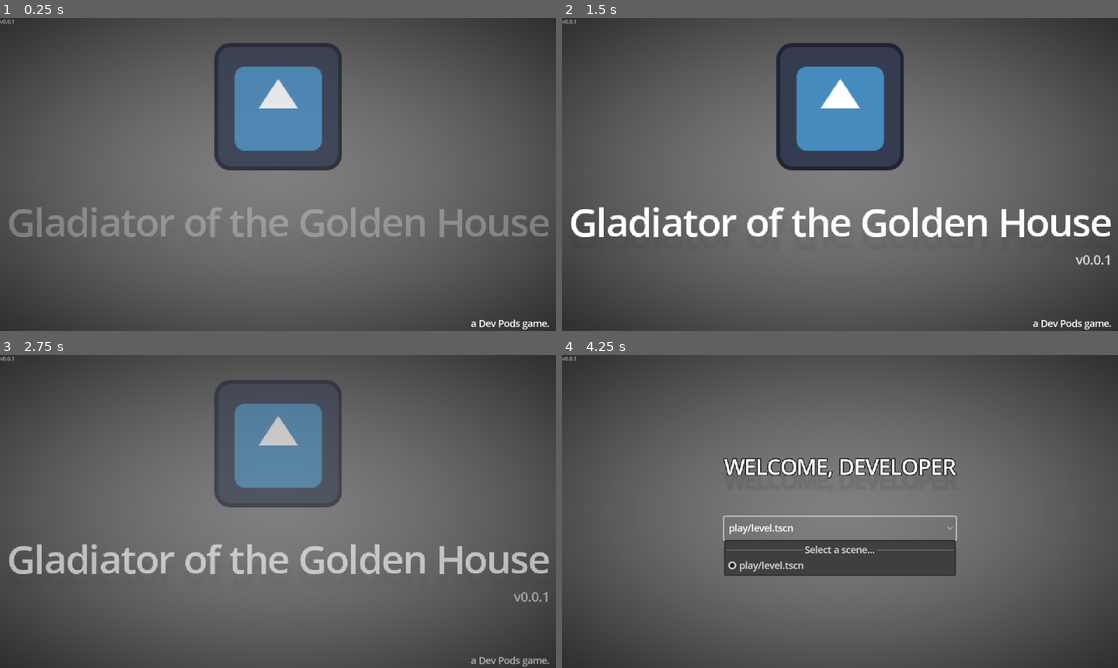
Above: before the commit, frames 1-4 (two rows, left to right).
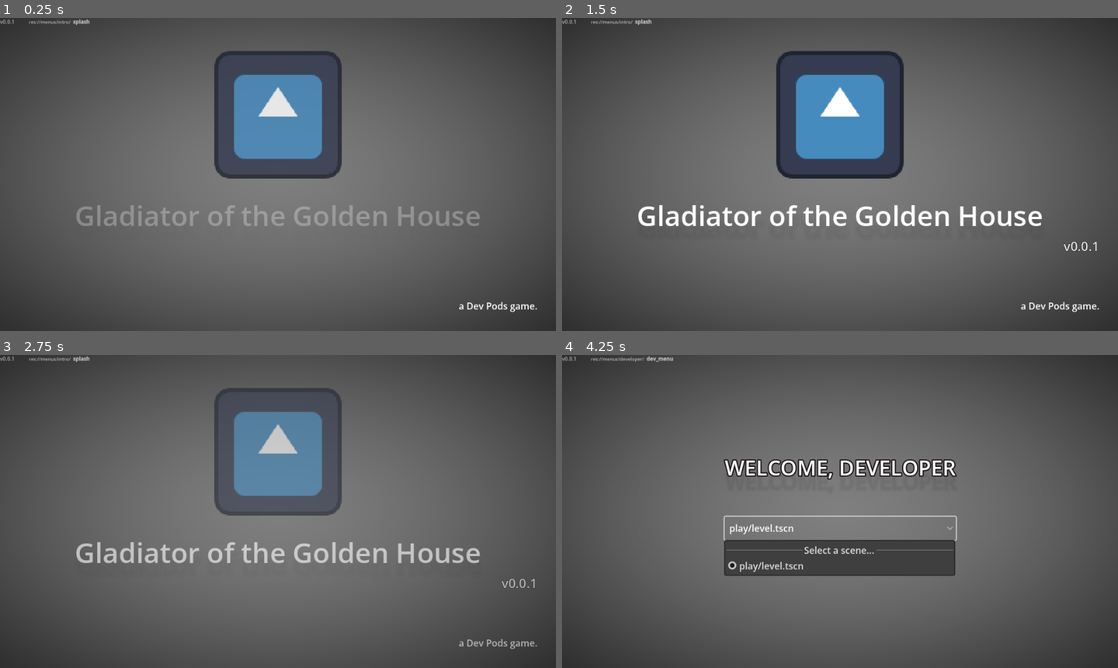
Above: after the commit, the same moments.

Repository: tarnishedmoth/gladiator-of-the-golden-house
Game: Godot game, scene res://main.tscn
Two runs of this game, one before a commit and one after it. Both use one fixed random seed, a clock stepped at 60 frames per second and the inputs below. The engine's default icon, where the game draws it, is replaced by a stand-in: a white triangle on a blue panel in a dark square.
Inputs:
- Up to frame 1 (0.25 s): no input
- Up to frame 2 (1.5 s): tap Enter at 1.25 s
- Up to frame 3 (2.75 s): tap Space at 2 s
- Up to frame 4 (4.25 s): click "play/level.tscn" at 3.5 s

The runs differ from the first frame. In frame 1, 6.8% of the frame differs, in the area x 0-99%, y 0-100%; in frame 2, 7.9%; in frame 3, 6.9%; in frame 4, 1.8%.

Commit message:
Initial fixes

Diff:
--- a/main.gd
+++ b/main.gd
@@ -25,7 +25,6 @@
 
 @onready var debug_scene_label: RichTextLabel = %DebugSceneLabel
 @onready var project_version_label: Label = %ProjectVersionLabel
-@onready var divider: Control = %Divider
 
 ## Called only once at program start.
 func _ready() -> void:
--- a/main.tscn
+++ b/main.tscn
@@ -14,18 +14,25 @@
 main_menu_scene = ExtResource("3_1bvp3")
 dev_main_menu_scene = ExtResource("2_0xm2m")
 
-[node name="Debug" type="VBoxContainer" parent="."]
+[node name="CanvasLayer" type="CanvasLayer" parent="."]
+layer = 999
+
+[node name="Debug" type="VBoxContainer" parent="CanvasLayer"]
 editor_description = "UI elements to aid in development. This node will be DELETED in release builds (TODO)."
 modulate = Color(1, 1, 1, 0.627451)
-z_index = 300
-anchors_preset = 9
-anchor_bottom = 1.0
-offset_right = 125.0
-grow_vertical = 2
-size_flags_vertical = 3
+anchors_preset = 10
+anchor_right = 1.0
+offset_bottom = 17.0
+grow_horizontal = 2
+size_flags_horizontal = 3
+size_flags_vertical = 0
 mouse_filter = 2
 
-[node name="ProjectVersionLabel" type="Label" parent="Debug"]
+[node name="HBoxContainer" type="HBoxContainer" parent="CanvasLayer/Debug"]
+layout_mode = 2
+theme_override_constants/separation = 24
+
+[node name="ProjectVersionLabel" type="Label" parent="CanvasLayer/Debug/HBoxContainer"]
 unique_name_in_owner = true
 z_index = 300
 layout_mode = 2
@@ -34,14 +41,18 @@
 text = "Version"
 label_settings = SubResource("LabelSettings_h2yge")
 
-[node name="Divider" type="Control" parent="Debug"]
-unique_name_in_owner = true
-layout_mode = 2
-size_flags_vertical = 3
-
-[node name="DebugSceneLabel" type="RichTextLabel" parent="Debug"]
+[node name="DebugSceneLabel" type="RichTextLabel" parent="CanvasLayer/Debug/HBoxContainer"]
 unique_name_in_owner = true
 z_index = 100
 layout_mode = 2
 size_flags_horizontal = 0
+theme_override_font_sizes/normal_font_size = 8
+theme_override_font_sizes/bold_font_size = 9
+theme_override_font_sizes/bold_italics_font_size = 9
+theme_override_font_sizes/italics_font_size = 8
+theme_override_font_sizes/mono_font_size = 8
+bbcode_enabled = true
 text = "Instanced Scene Filename"
+fit_content = true
+scroll_active = false
+autowrap_mode = 0
--- a/menus/intro/splash.tscn
+++ b/menus/intro/splash.tscn
@@ -5,7 +5,7 @@
 [ext_resource type="Texture2D" uid="uid://bs8ywso6o5mlp" path="res://icon.svg" id="4_d525n"]
 
 [sub_resource type="LabelSettings" id="LabelSettings_56kac"]
-font_size = 64
+font_size = 48
 shadow_size = 20
 shadow_color = Color(0, 0, 0, 0.03137255)
 shadow_offset = Vector2(1, 20)
@@ -39,19 +39,23 @@
 [node name="Vignette" parent="UI" instance=ExtResource("2_d525n")]
 layout_mode = 1
 
-[node name="VBoxContainer" type="VBoxContainer" parent="UI"]
+[node name="MarginContainer" type="MarginContainer" parent="UI"]
 layout_mode = 1
-anchors_preset = 13
-anchor_left = 0.5
-anchor_right = 0.5
+anchors_preset = 15
+anchor_right = 1.0
 anchor_bottom = 1.0
-offset_left = -0.5
-offset_right = 0.5
 grow_horizontal = 2
 grow_vertical = 2
+theme_override_constants/margin_left = 32
+theme_override_constants/margin_top = 32
+theme_override_constants/margin_right = 32
+theme_override_constants/margin_bottom = 32
+
+[node name="VBoxContainer" type="VBoxContainer" parent="UI/MarginContainer"]
+layout_mode = 2
 alignment = 1
 
-[node name="Studio" type="TextureRect" parent="UI/VBoxContainer"]
+[node name="Studio" type="TextureRect" parent="UI/MarginContainer/VBoxContainer"]
 unique_name_in_owner = true
 custom_minimum_size = Vector2(0, 220)
 layout_mode = 2
@@ -60,26 +64,26 @@
 expand_mode = 3
 stretch_mode = 5
 
-[node name="Title" type="Label" parent="UI/VBoxContainer"]
+[node name="Title" type="Label" parent="UI/MarginContainer/VBoxContainer"]
 unique_name_in_owner = true
 layout_mode = 2
 text = "Gladiator of the Golden House"
 label_settings = SubResource("LabelSettings_56kac")
 horizontal_alignment = 1
 
-[node name="Version" type="Label" parent="UI/VBoxContainer"]
+[node name="Version" type="Label" parent="UI/MarginContainer/VBoxContainer"]
 unique_name_in_owner = true
 layout_mode = 2
 text = "vX.X.X"
 label_settings = SubResource("LabelSettings_bl3qm")
 horizontal_alignment = 2
 
-[node name="Spacer" type="Control" parent="UI/VBoxContainer"]
+[node name="Spacer" type="Control" parent="UI/MarginContainer/VBoxContainer"]
 layout_mode = 2
 size_flags_vertical = 3
 size_flags_stretch_ratio = 0.25
 
-[node name="Subtext" type="Label" parent="UI/VBoxContainer"]
+[node name="Subtext" type="Label" parent="UI/MarginContainer/VBoxContainer"]
 unique_name_in_owner = true
 layout_mode = 2
 text = "a Dev Pods game."
--- a/project.godot
+++ b/project.godot
@@ -29,8 +29,6 @@
 [gui]
 
 theme/default_font_hinting=2
-theme/default_font_multichannel_signed_distance_field=true
-theme/default_font_generate_mipmaps=true
 
 [physics]
 
